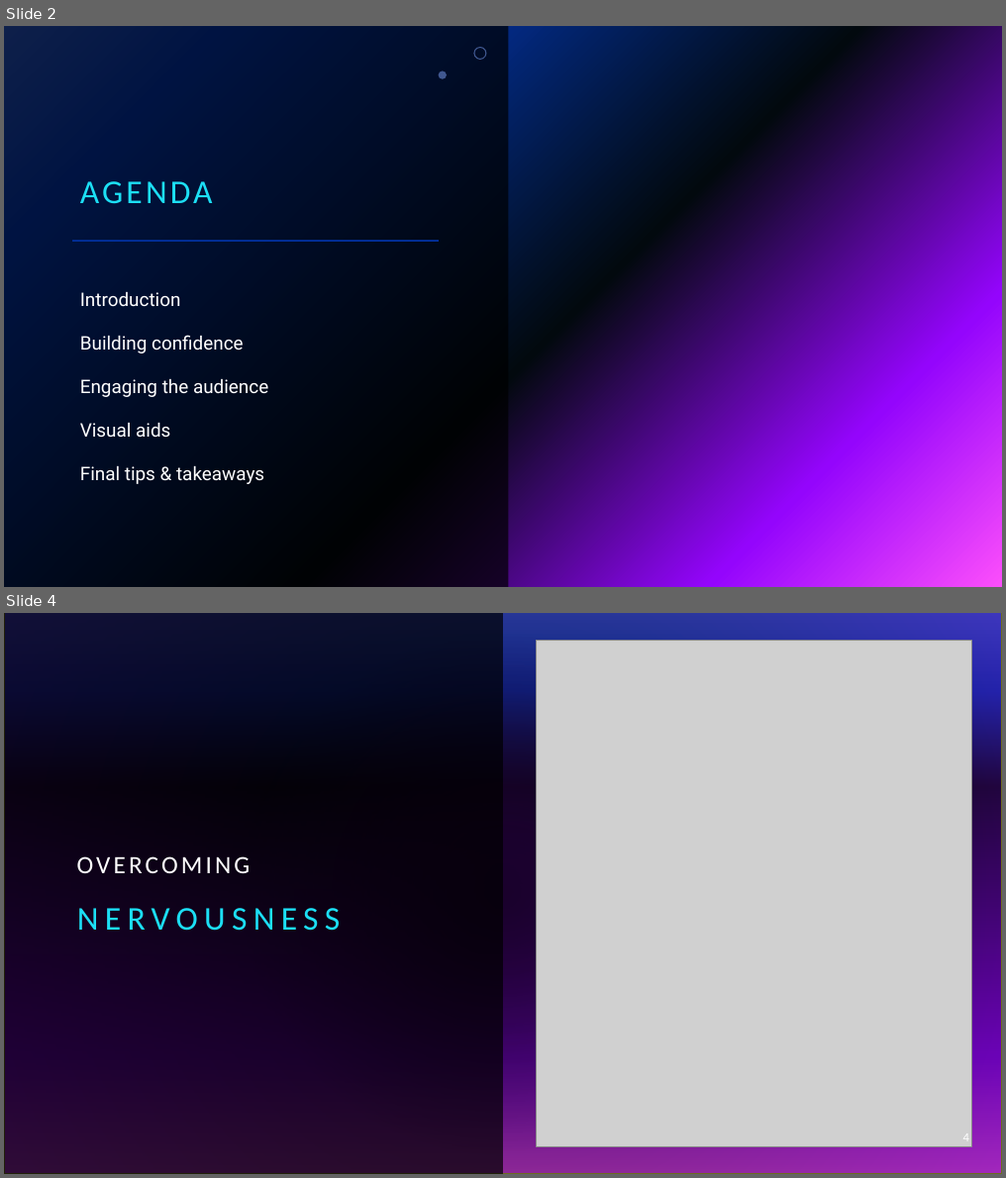
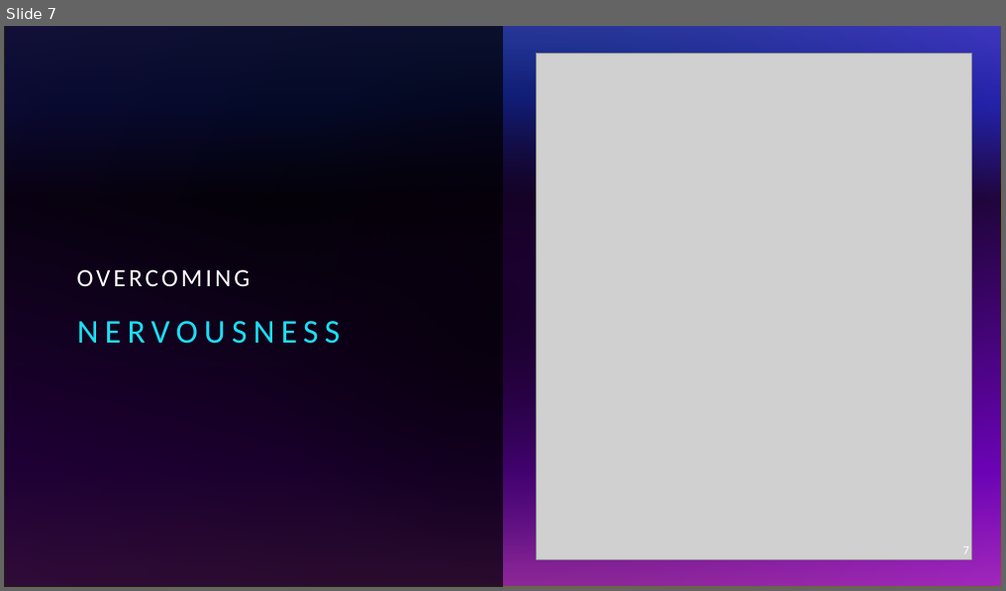
Before and after one commit to Firasss000/TLC, a slide deck: Theorie des langages.pptx. Shown one above the other, each under a label of ours: slides 2 and 4 before the commit, slide 7 after it; the slides between them are not shown. The pictures are 1006x1178 and 1006x591 pixels, drawn with LibreOffice and Linux fonts; fonts in the diff are those of the drawing; grey boxes stand for pictures; background and template pictures are left out. Boxes give left, top, right and bottom in pixels: in the first picture for what was removed or moved away, otherwise in the second. Text is boxed around its words. In the diff, an @@ line names an element or a change of style, - is before the commit and + after.

```diff
--- a/Theorie des langages.pptx
+++ b/Theorie des langages.pptx
@@ slide 2 removed at bbox=[4, 26, 1002, 587], background gradient #316CFC to #0343DF to #02090E to #9405FC to #FC4EFB @@
@@ rectangle removed at bbox=[4, 26, 509, 587] @@
@@ ellipse removed at bbox=[474, 47, 486, 59] @@
@@ freeform shape removed at bbox=[439, 71, 447, 79] @@
@@ title removed at bbox=[80, 181, 213, 204] @@
-AGENDA
@@ line removed from (72, 241) to (439, 241) @@
@@ text removed at bbox=[80, 292, 268, 484] @@
-Introduction
-Building confidence
-Engaging the audience
-Visual aids
-Final tips & takeaways
@@ what was slide 4 is now slide 7 @@
@@ page number at bbox=[963, 547, 969, 553]: text changed @@
-4
+7
```
Also in this commit, not shown: 18 slides added, 7 other slides removed.
